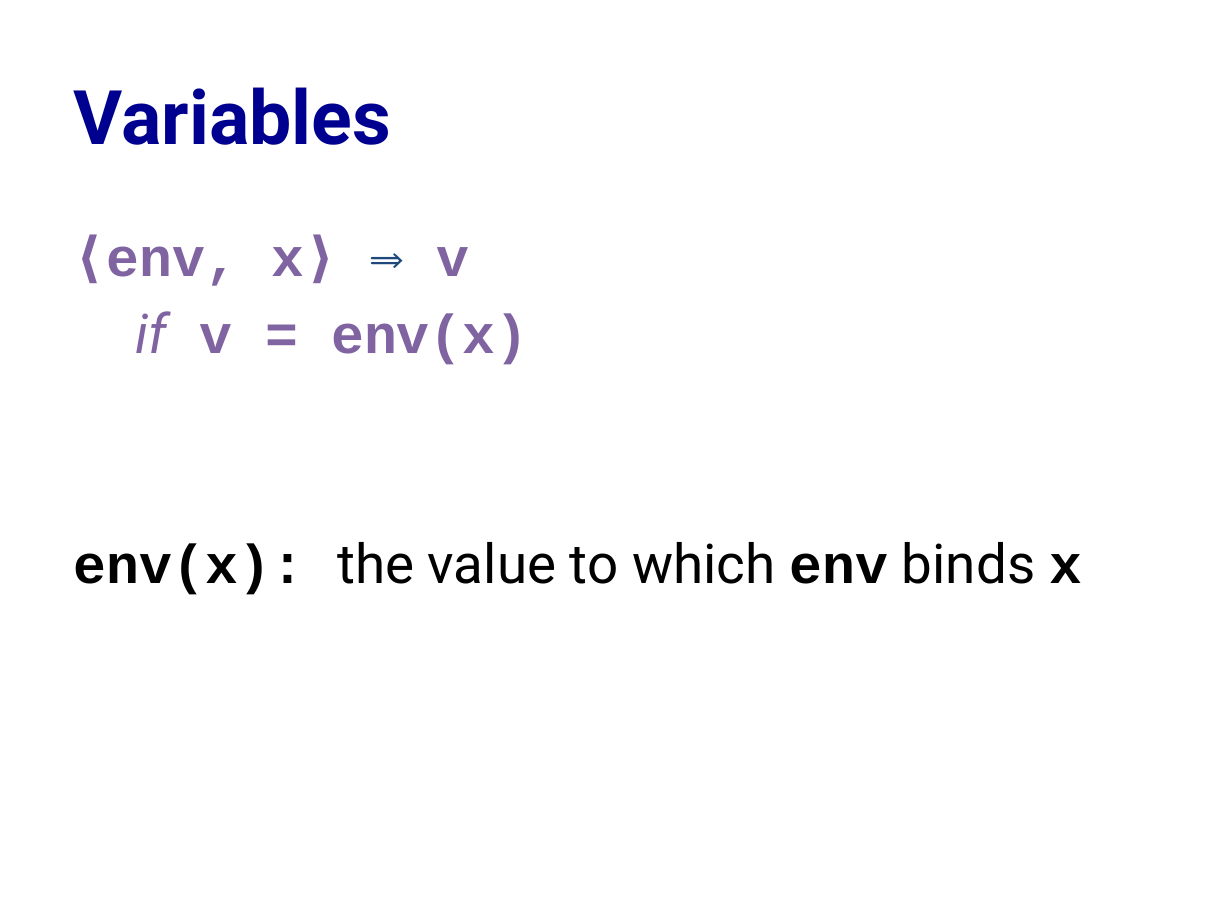
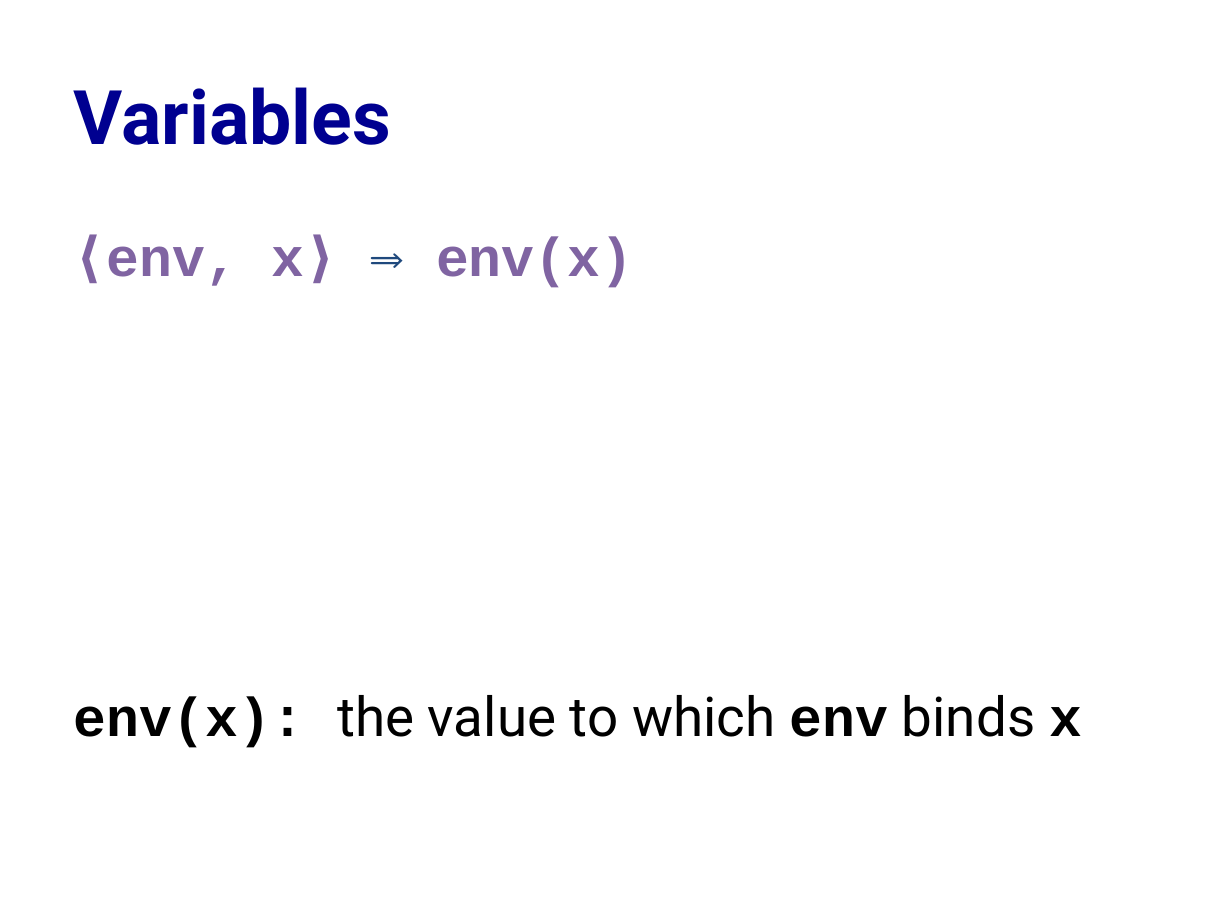
Before and after one commit to cs3110/materials-2019fa, a slide deck: slide 20 of 18-env-model/lec.pptx (slide 19 before the commit). Drawn at 1232x924 pixels with LibreOffice and Linux fonts; fonts in the diff are those of the drawing. Boxes give left, top, right and bottom in pixels: in the first picture for what was removed or moved away, otherwise in the second. Text is boxed around its words. In the diff, an @@ line names an element or a change of style, - is before the commit and + after.

```diff
--- a/18-env-model/lec.pptx
+++ b/18-env-model/lec.pptx
@@ text at [107, 237, 633, 288]: text changed @@
-⟨env, x⟩ ⟹ v
-if v = env(x)
+⟨env, x⟩ ⟹ env(x)
```
Also in this commit, not shown: 5 other slides changed, 3 slides added, 1 other file.
